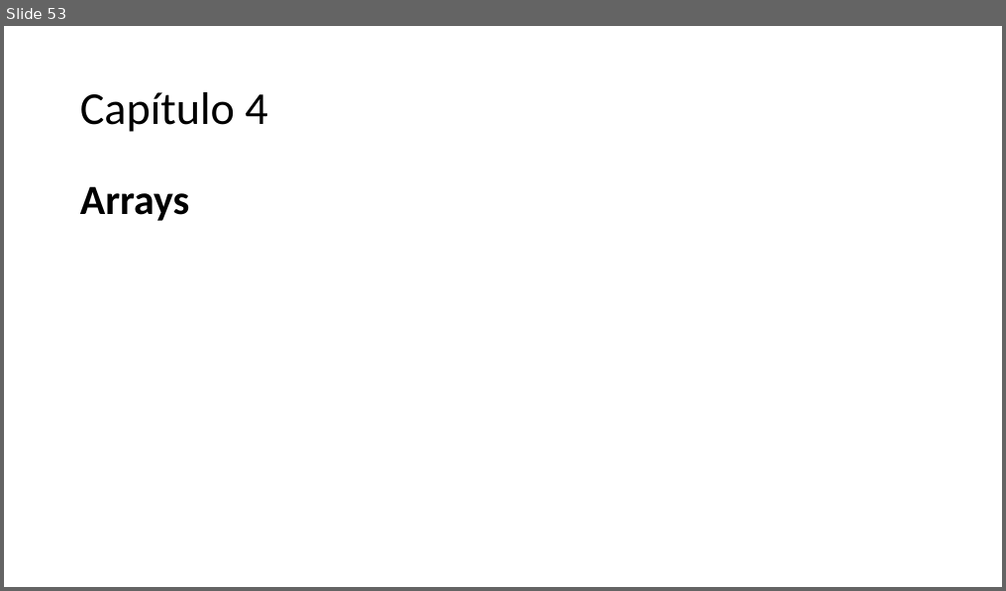
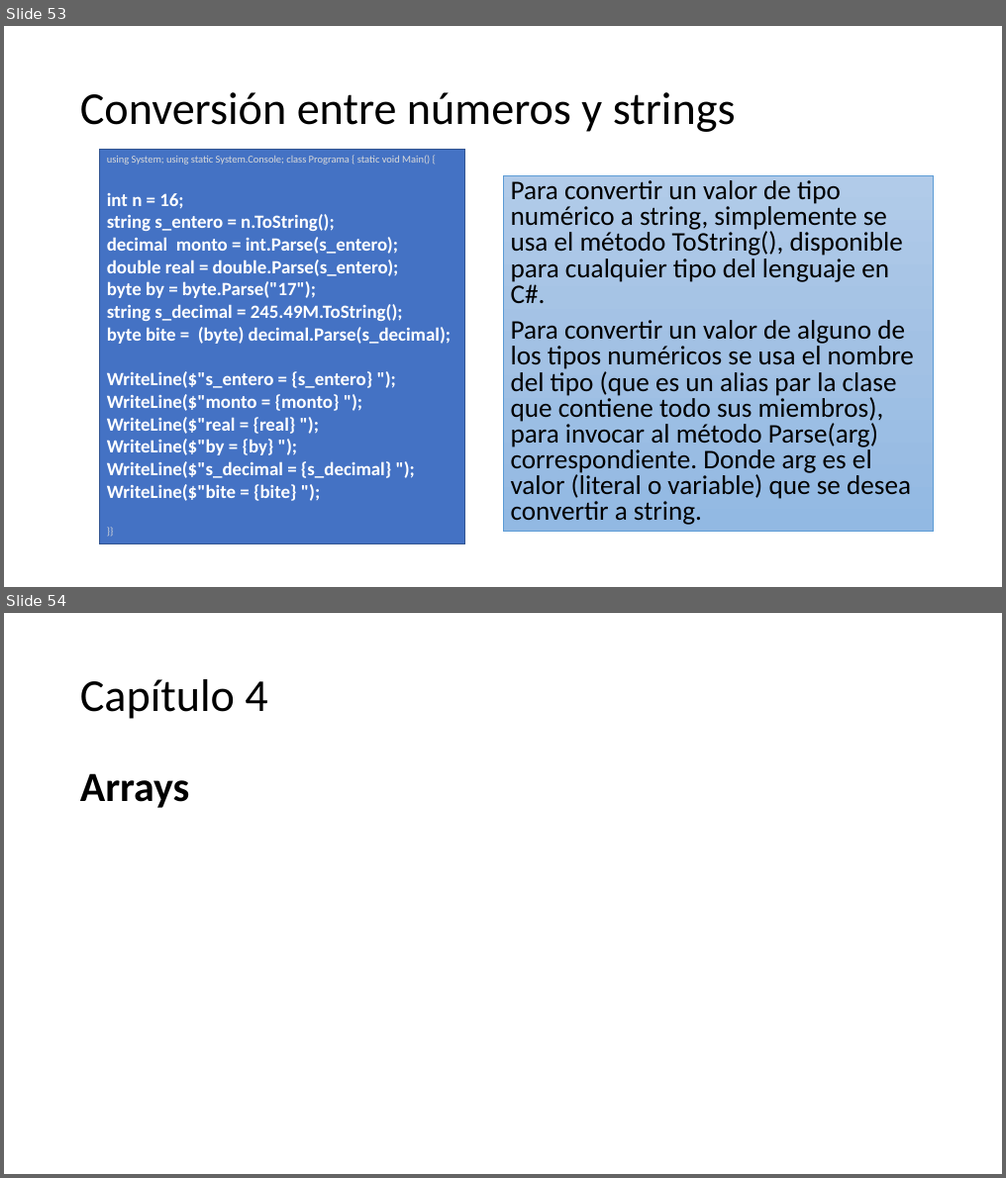
Before and after one commit to AlbertOsinaga/CursoCSharp__8, a slide deck: CSharpQuickReferencia.pptx. Shown one above the other, each under a label of ours: slide 53 before the commit, slides 53 and 54 after it. The pictures are 1006x591 and 1006x1178 pixels, drawn with LibreOffice and Linux fonts; fonts in the diff are those of the drawing. Boxes give left, top, right and bottom in pixels: in the first picture for what was removed or moved away, otherwise in the second. Text is boxed around its words. In the diff, an @@ line names an element or a change of style, - is before the commit and + after.

```diff
--- a/CSharpQuickReferencia.pptx
+++ b/CSharpQuickReferencia.pptx
@@ slide 53 added at (4, 26, 1002, 587), background #FFFFFF @@
@@ title added at (80, 92, 736, 132), 44 pt, text #000000 @@
+Conversión entre números y strings
@@ rectangle added at (100, 150, 466, 545), fill #4472C4, outline #325491 1 pt, 18 pt, text #FFFFFF, bold @@
+using System; using static System.Console; class Programa { static void Main() {
+int n = 16;
+string s_entero = n.ToString();
+decimal monto = int.Parse(s_entero);
+double real = double.Parse(s_entero);
+byte by = byte.Parse("17");
+string s_decimal = 245.49M.ToString();
+byte bite = (byte) decimal.Parse(s_decimal);
+WriteLine($"s_entero = {s_entero} ");
+WriteLine($"monto = {monto} ");
+WriteLine($"real = {real} ");
+WriteLine($"by = {by} ");
+WriteLine($"s_decimal = {s_decimal} ");
+WriteLine($"bite = {bite} ");
+}}
@@ text added at (503, 175, 934, 532), fill gradient #B1CBE9 to #A3C1E5 to #93B9E4, outline #5B9BD5 0.5 pt, 25.9 pt, text #000000 @@
+Para convertir un valor de tipo numérico a string, simplemente se usa el método ToString(), disponible para cualquier tipo del lenguaje en C#.
+Para convertir un valor de alguno de los tipos numéricos se usa el nombre del tipo (que es un alias par la clase que contiene todo sus miembros), para invocar al método Parse(arg) correspondiente. Donde arg es el valor (literal o variable) que se desea convertir a string.
@@ what was slide 53 is now slide 54 @@
```
Also in this commit, not shown: 1 slide changed, 43 other slides added, 1 slide removed, 3 other files.
